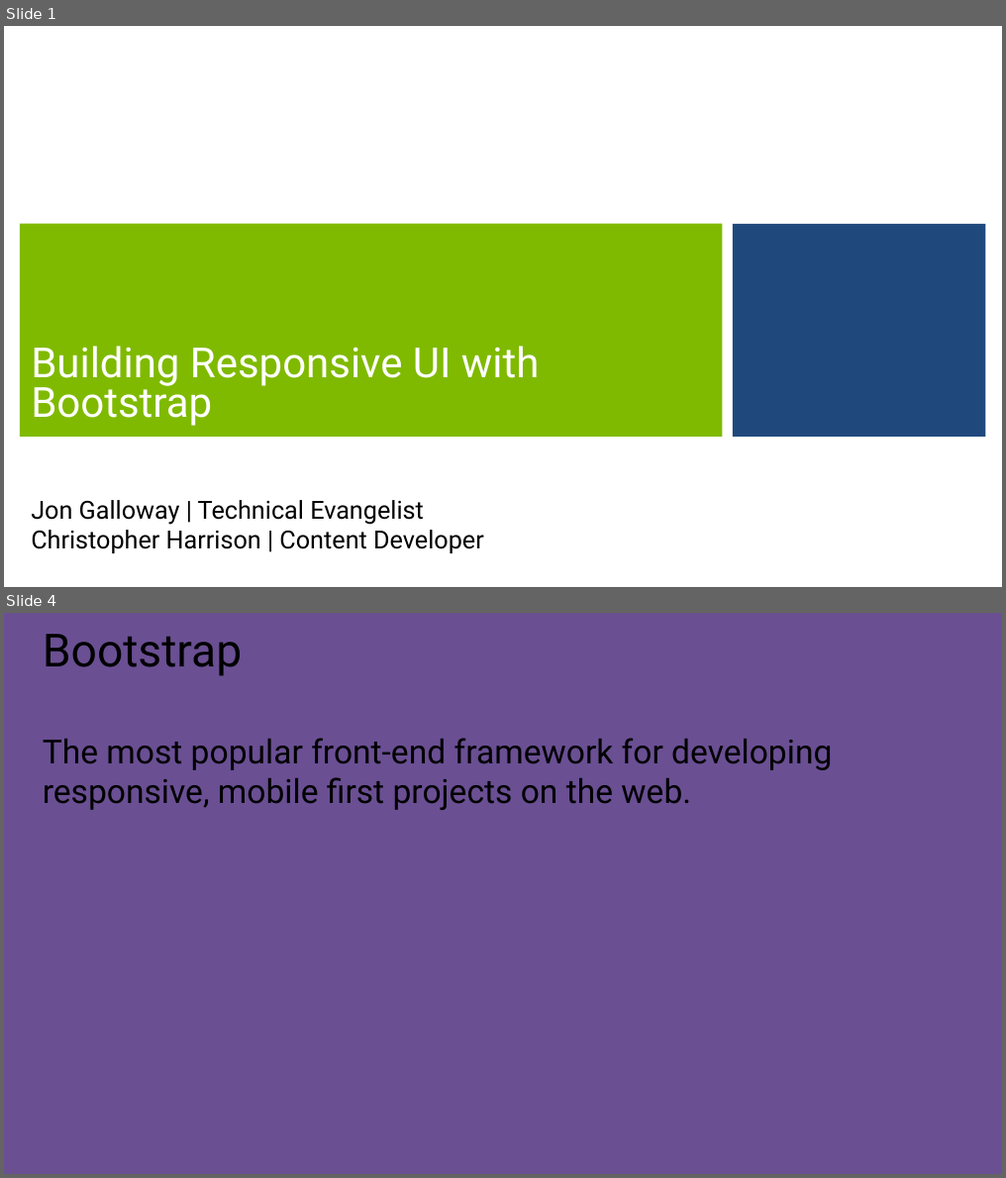
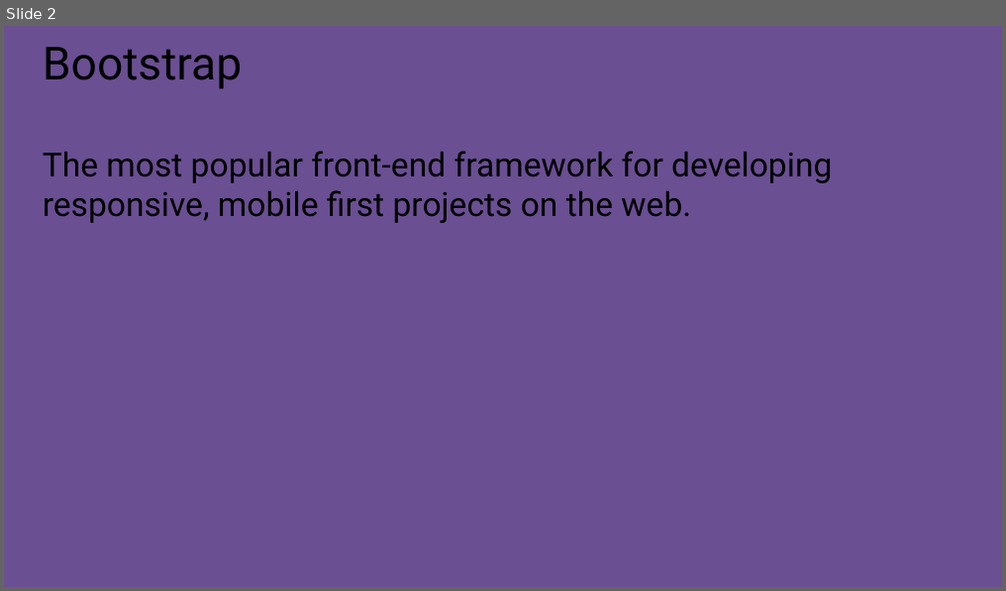
Before and after one commit to zmy/Bootstrap-edX, a slide deck: Slides/Week 1 - Part 1 - Introduction to Bootstrap.pptx. Shown one above the other, each under a label of ours: slides 1 and 4 before the commit, slide 2 after it; the slides between them are not shown. The pictures are 1006x1178 and 1006x591 pixels, drawn with LibreOffice and Linux fonts; fonts in the diff are those of the drawing; background and template pictures are left out. Boxes give left, top, right and bottom in pixels: in the first picture for what was removed or moved away, otherwise in the second. Text is boxed around its words. In the diff, an @@ line names an element or a change of style, - is before the commit and + after.

```diff
--- a/Slides/Week 1 - Part 1 - Introduction to Bootstrap.pptx
+++ b/Slides/Week 1 - Part 1 - Introduction to Bootstrap.pptx
@@ slide 1 removed at [4, 26, 1002, 587], background #FFFFFF @@
@@ title removed at [20, 224, 722, 437] @@
-Building Responsive UI with Bootstrap
@@ rectangle removed at [734, 224, 986, 437] @@
@@ subtitle removed at [31, 500, 484, 554] @@
-Jon Galloway | Technical Evangelist
-Christopher Harrison | Content Developer
@@ what was slide 4 is now slide 2 @@
```
Also in this commit, not shown: 1 slide changed, 1 other slide removed.
